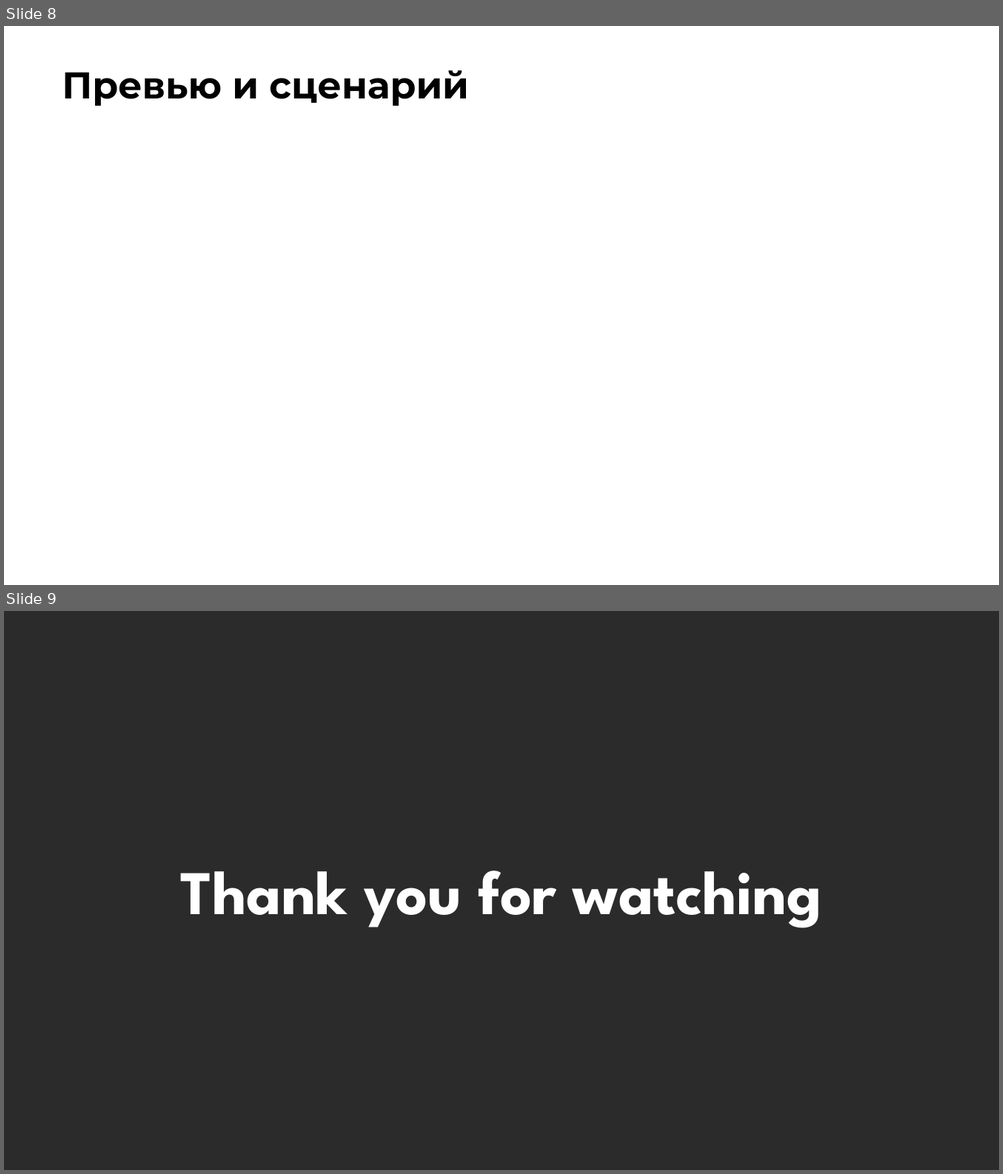
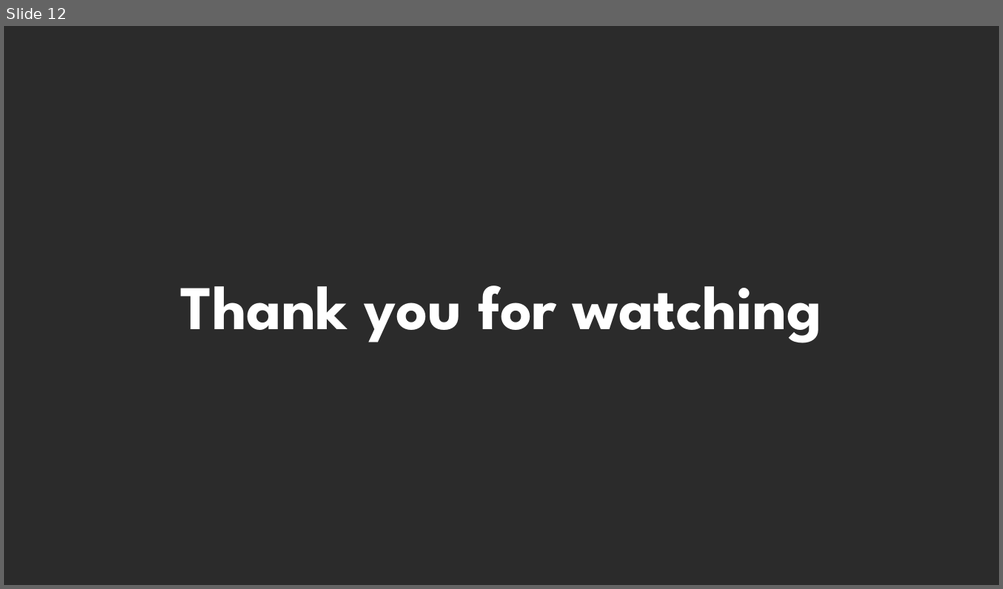
Before and after one commit to kharbacheuski/BSUIR_LABS, a slide deck: 5_term/МППиУ/SOFT_FX_PRES_6.pptx. Shown one above the other, each under a label of ours: slides 8 and 9 before the commit, slide 12 after it. The pictures are 1003x1174 and 1003x589 pixels, drawn with LibreOffice and Linux fonts; fonts in the diff are those of the drawing; background and template pictures are left out; a plain dark background stands for a picture behind light text. Boxes give left, top, right and bottom in pixels: in the first picture for what was removed or moved away, otherwise in the second. Text is boxed around its words. In the diff, an @@ line names an element or a change of style, - is before the commit and + after.

```diff
--- a/5_term/МППиУ/SOFT_FX_PRES_6.pptx
+++ b/5_term/МППиУ/SOFT_FX_PRES_6.pptx
@@ slide 8 removed at [4,26,999,585], background #FFFFFF @@
@@ title removed at [62,70,469,106] @@
-Превью и сценарий
@@ what was slide 9 is now slide 12 @@
```
Also in this commit, not shown: 6 slides changed, 5 slides added, 1 other slide removed.
